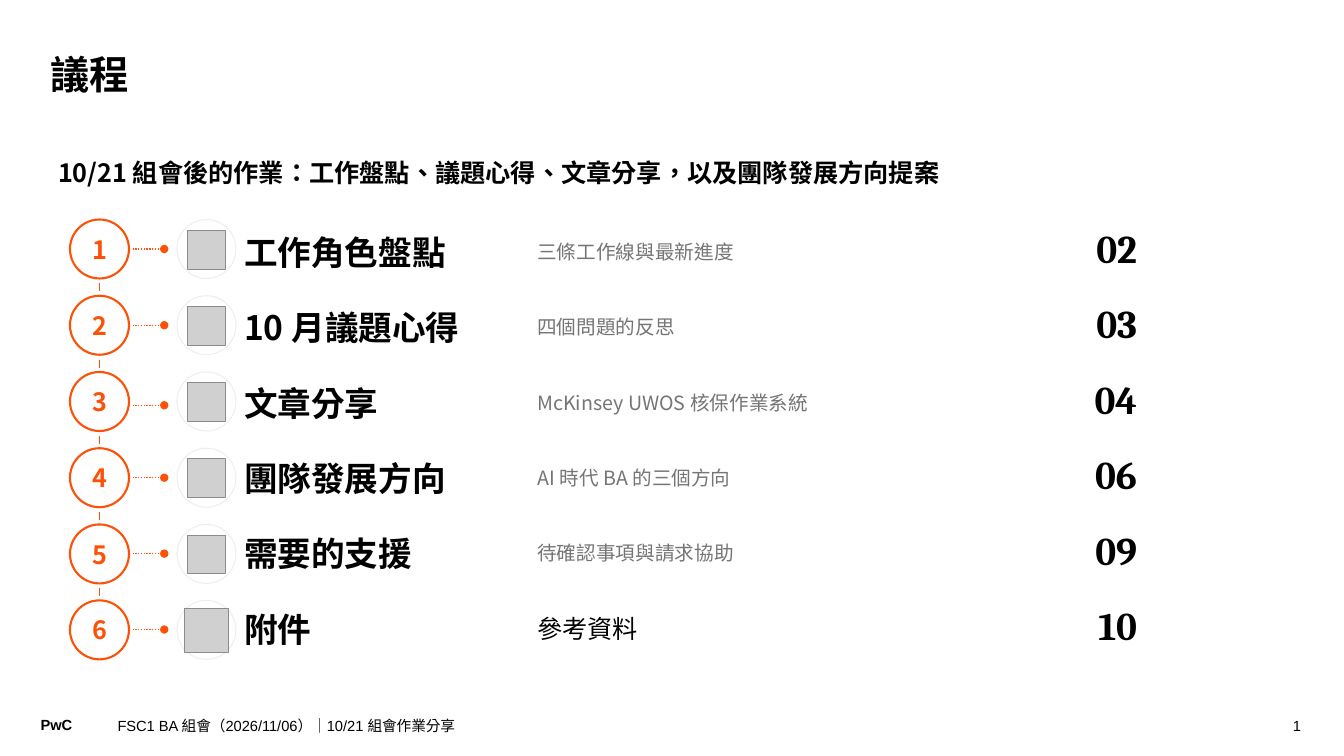
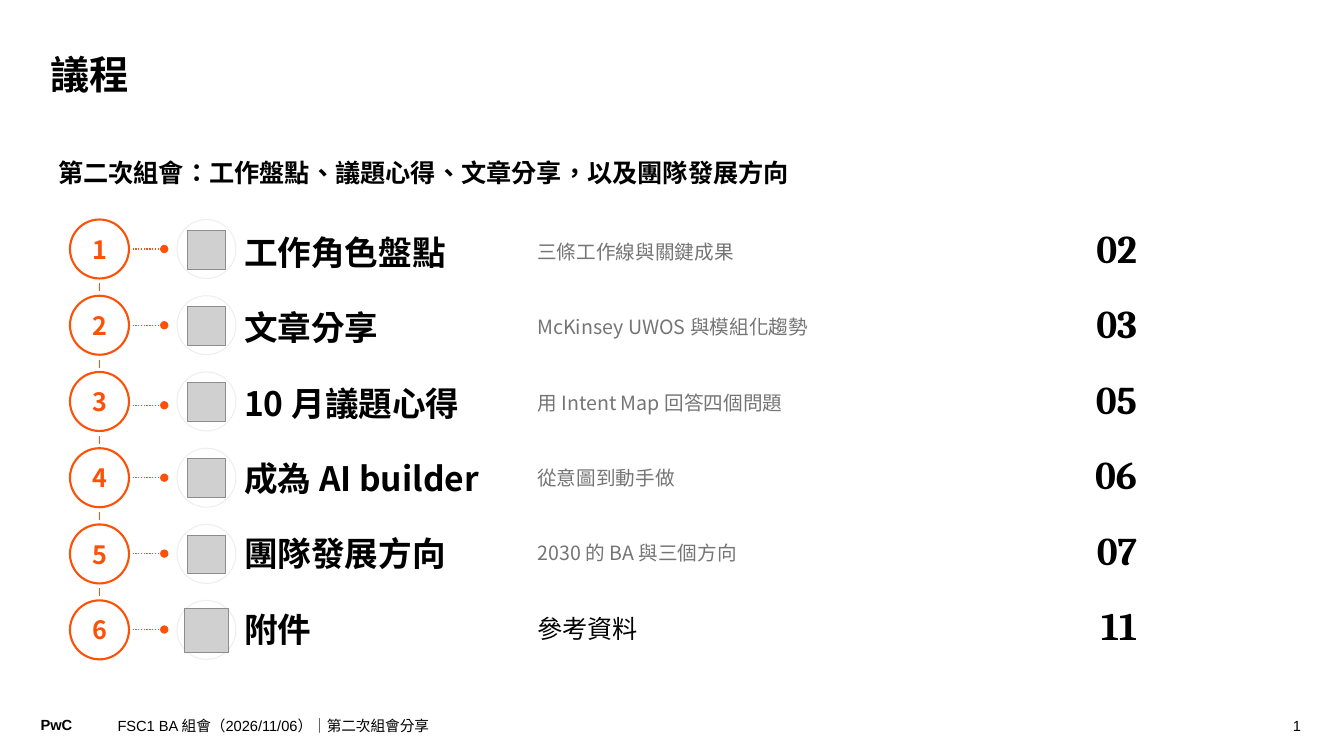
Before and after one commit to Robshao/PwC_FSC1, a slide deck: slide 1 of pwc-fsc1-ai-short-vid/07-ba-team-meeting-1021/BA組會分享_1106.pptx. Drawn at 1344x756 pixels with LibreOffice and Linux fonts; fonts in the diff are those of the drawing; grey boxes stand for pictures. Boxes give left, top, right and bottom in pixels: in the first picture for what was removed or moved away, otherwise in the second. Text is boxed around its words. In the diff, an @@ line names an element or a change of style, - is before the commit and + after.

```diff
--- a/pwc-fsc1-ai-short-vid/07-ba-team-meeting-1021/BA組會分享_1106.pptx
+++ b/pwc-fsc1-ai-short-vid/07-ba-team-meeting-1021/BA組會分享_1106.pptx
@@ text at (58, 160, 789, 185): text changed @@
-10/21 組會後的作業：工作盤點、議題心得、文章分享，以及團隊發展方向提案
+第二次組會：工作盤點、議題心得、文章分享，以及團隊發展方向
@@ table at (244, 213, 1137, 665) @@
-row 1, column 2: 三條工作線與最新進度
+row 1, column 2: 三條工作線與關鍵成果
-row 2, column 1: 10 月議題心得
+row 2, column 1: 文章分享
-row 2, column 2: 四個問題的反思
+row 2, column 2: McKinsey UWOS 與模組化趨勢
-row 3: 文章分享 | McKinsey UWOS 核保作業系統 | 04
+row 3: 10 月議題心得 | 用 Intent Map 回答四個問題 | 05
-row 4, column 1: 團隊發展方向
+row 4, column 1: 成為 AI builder
-row 4, column 2: AI 時代 BA 的三個方向
+row 4, column 2: 從意圖到動手做
-row 5: 需要的支援 | 待確認事項與請求協助 | 09
+row 5: 團隊發展方向 | 2030 的 BA 與三個方向 | 07
-row 6, column 3: 10
+row 6, column 3: 11
@@ text at (118, 718, 429, 733): text changed @@
-FSC1 BA 組會（2026/11/06）｜10/21 組會作業分享
+FSC1 BA 組會（2026/11/06）｜第二次組會分享
```
Also in this commit, not shown: 5 other slides changed, 3 slides added, 2 slides removed, 1 other file.
